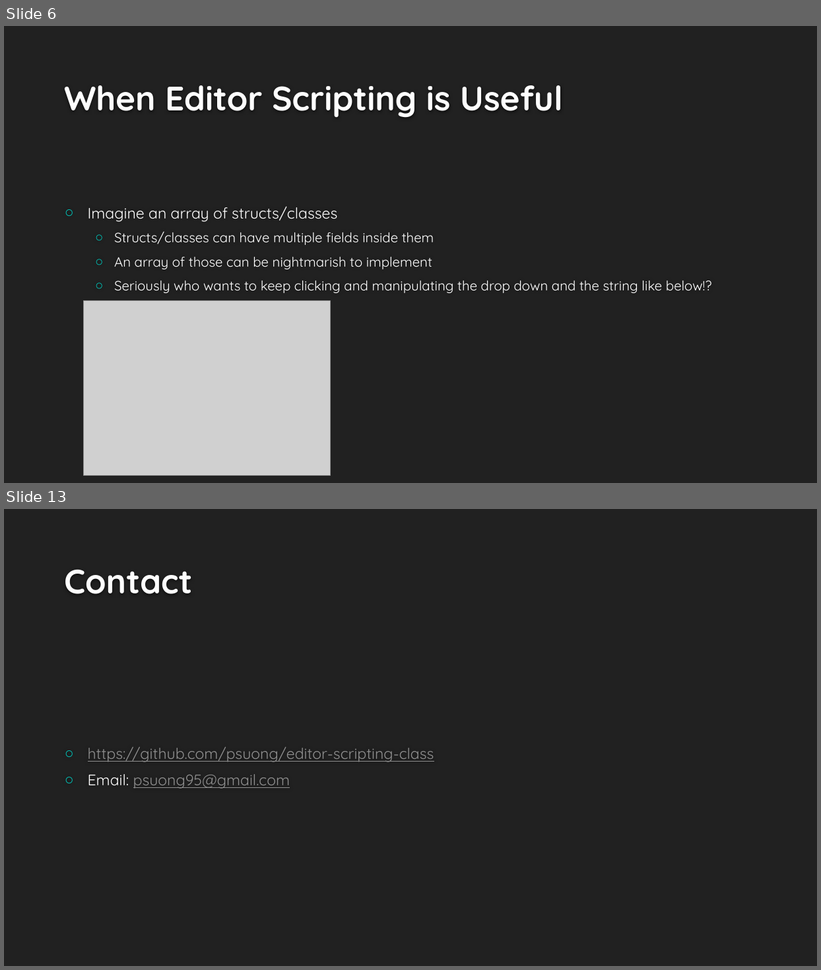
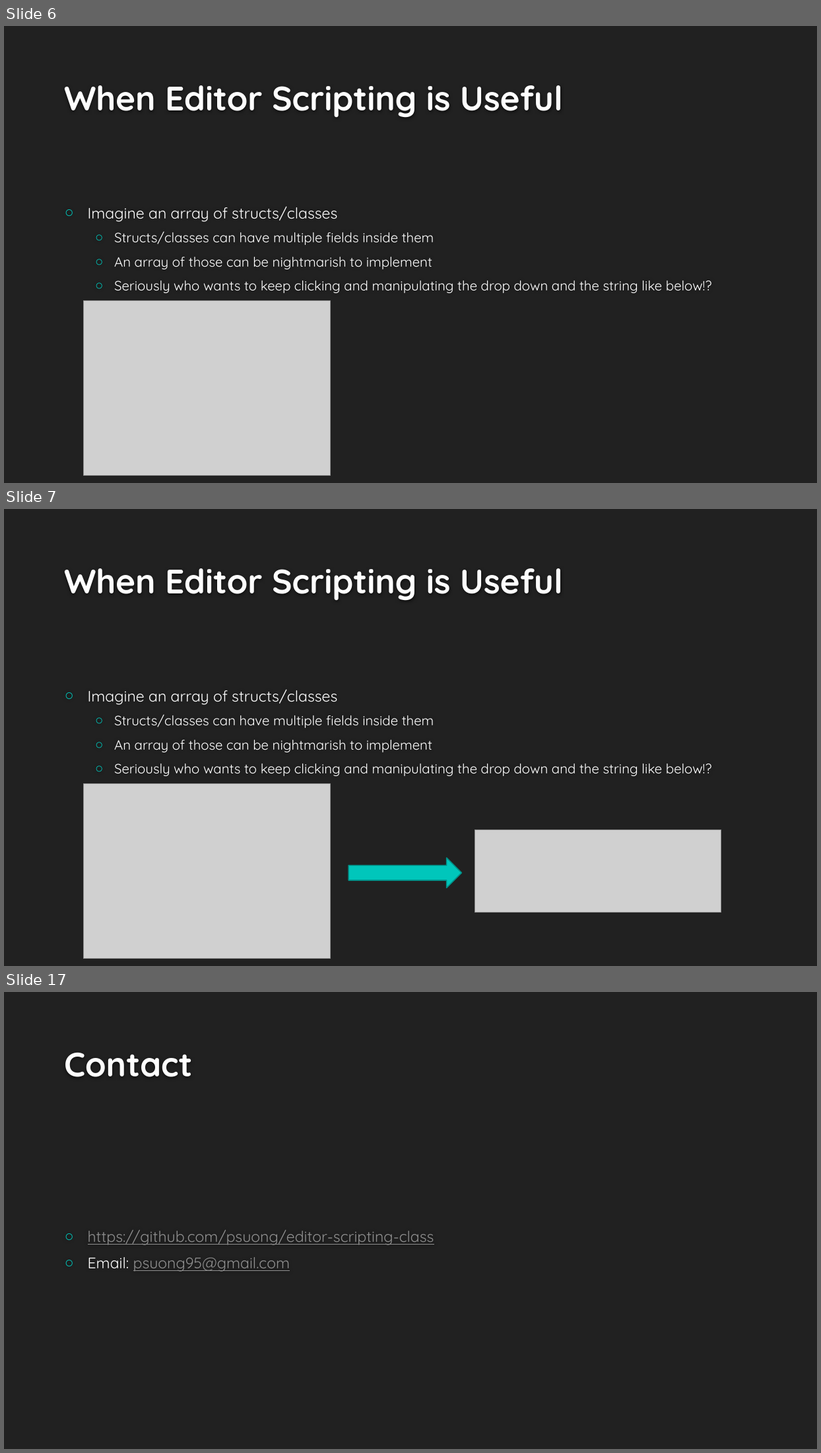
Before and after one commit to psuong/editor-scripting-class, a slide deck: Editor Scripting in Unity.pptx. Shown one above the other, each under a label of ours: slides 6 and 13 before the commit, slides 6, 7 and 17 after it; the slides between them are not shown. The pictures are 821x970 and 821x1453 pixels, drawn with LibreOffice and Linux fonts; fonts in the diff are those of the drawing; grey boxes stand for pictures; background and template pictures are left out. Boxes give left, top, right and bottom in pixels: in the first picture for what was removed or moved away, otherwise in the second. Text is boxed around its words. In the diff, an @@ line names an element or a change of style, - is before the commit and + after.

```diff
--- a/Editor Scripting in Unity.pptx
+++ b/Editor Scripting in Unity.pptx
@@ slide 7 added at [4, 509, 817, 966], background #212121 @@
@@ title added at [64, 568, 563, 601], 40 pt, text #FEFEFE, bold @@
+When Editor Scripting is Useful
@@ text added at [88, 689, 712, 776], 16 pt, text #FFFFFF @@
+○ Imagine an array of structs/classes
+  ○ Structs/classes can have multiple fields inside them
+  ○ An array of those can be nightmarish to implement
+  ○ Seriously who wants to keep clicking and manipulating the drop down and the string like below!?
@@ picture added at [84, 784, 330, 960] @@
@@ picture added at [475, 830, 721, 913] @@
@@ right arrow added at [349, 858, 461, 888], fill #00C6BB, outline #00928A 1.25 pt @@
@@ what was slide 13 is now slide 17 @@
```
Also in this commit, not shown: 7 slides changed, 3 other slides added, 5 other files.
